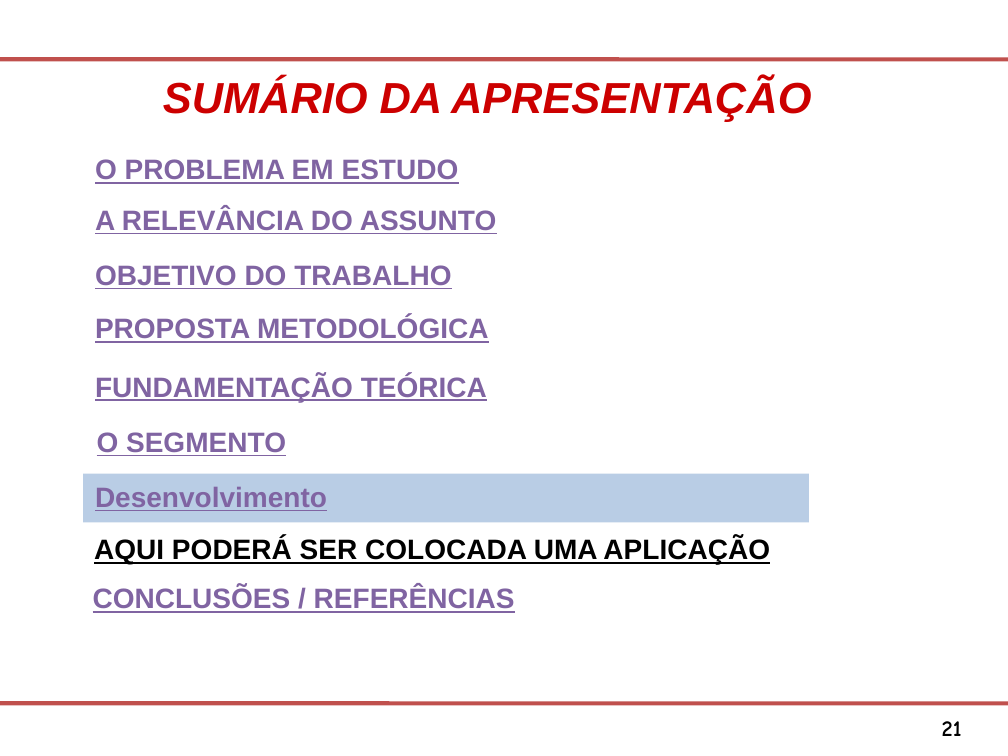
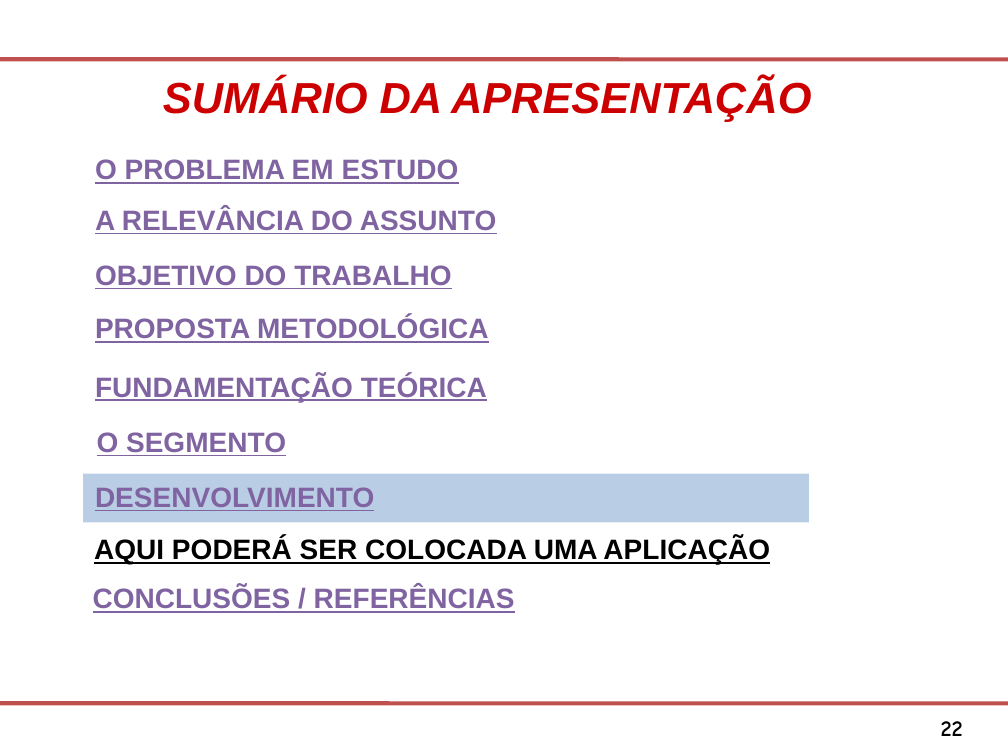
Before and after one commit to Osmar1503/TG, a slide deck: slide 22 of Modelo Apresentacao FATEC SJC.ppt (slide 21 before the commit). Drawn at 1008x756 pixels with LibreOffice and Linux fonts; fonts in the diff are those of the drawing; background and template pictures are left out. Boxes give left, top, right and bottom in pixels: in the first picture for what was removed or moved away, otherwise in the second. Text is boxed around its words. In the diff, an @@ line names an element or a change of style, - is before the commit and + after.

```diff
--- a/Modelo Apresentacao FATEC SJC.ppt
+++ b/Modelo Apresentacao FATEC SJC.ppt
@@ text in rectangle at (95,487,374,511): text changed @@
-Desenvolvimento
+DESENVOLVIMENTO
@@ page number at (941,721,963,736): text changed @@
-21
+22
```
Also in this commit, not shown: 3 slides added, 1 slide removed, 2 other files.
